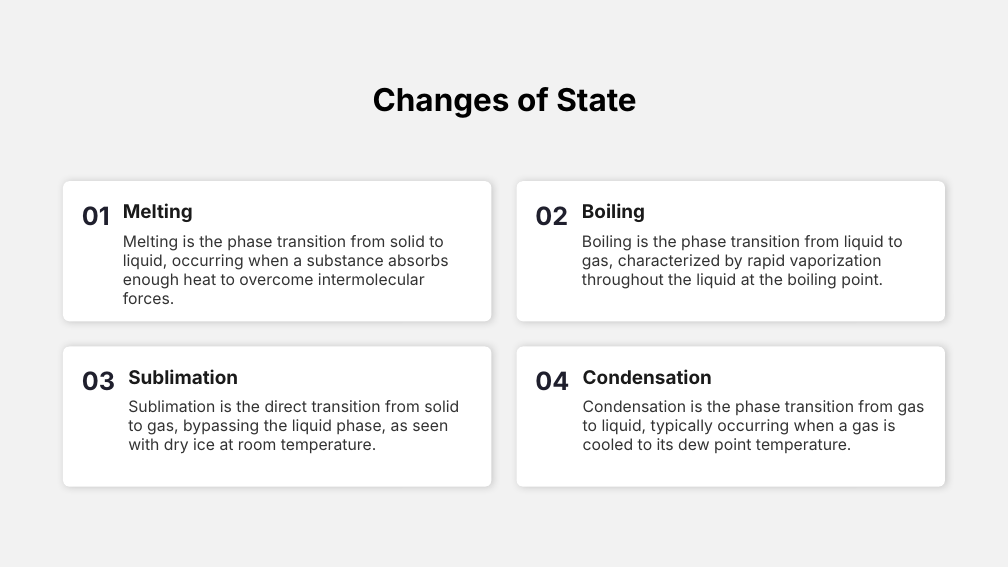
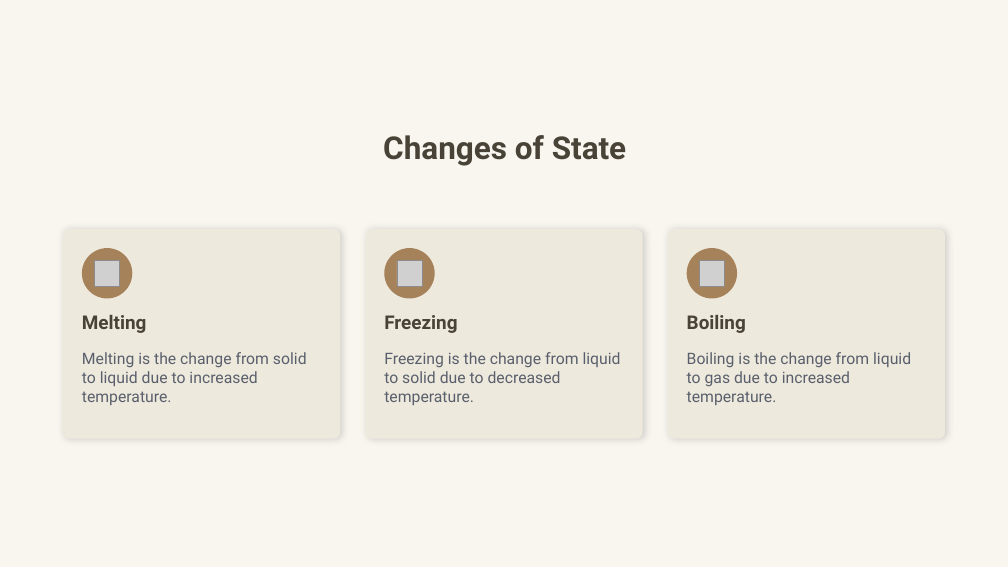
Before and after one commit to Farha-A/slides_generation, a slide deck: slide 7 of Slides/Unlocking_the_Secrets_of_Matter.pptx. Drawn at 1008x567 pixels with LibreOffice and Linux fonts; fonts in the diff are those of the drawing; grey boxes stand for pictures. Boxes give left, top, right and bottom in pixels: in the first picture for what was removed or moved away, otherwise in the second. Text is boxed around its words. In the diff, an @@ line names an element or a change of style, - is before the commit and + after.

```diff
--- a/Slides/Unlocking_the_Secrets_of_Matter.pptx
+++ b/Slides/Unlocking_the_Secrets_of_Matter.pptx
@@ background #F2F2F2 to #F9F6F0 @@
@@ text "Changes of State": place and size @@
-text "Changes of State" at [373,87,636,118]
+text "Changes of State" at [383,135,626,166]
@@ text "Changes of State" at [383,135,626,166]: font Inter to Roboto, text colour #000000 to #484237 @@
@@ text removed at [82,206,110,226] @@
-01
@@ rounded rectangle removed at [516,181,945,321] @@
@@ text removed at [535,206,568,226] @@
-02
@@ rounded rectangle: place and size @@
-rounded rectangle at [63,181,492,321]
+rounded rectangle at [63,229,340,438]
@@ rounded rectangle at [63,229,340,438]: fill #FFFFFF to #EEE9DD; proportions changed @@
@@ text removed at [123,235,448,304] @@
-Melting is the phase transition from solid to liquid, occurring when a substance absorbs enough heat to overcome intermolecular forces.
@@ rounded rectangle added at [365,229,642,438], fill #EEE9DD @@
@@ text removed at [582,235,902,289] @@
-Boiling is the phase transition from liquid to gas, characterized by rapid vaporization throughout the liquid at the boiling point.
@@ rounded rectangle added at [668,229,945,438], fill #EEE9DD @@
@@ ellipse added at [82,248,132,299], fill #A6825B @@
@@ picture added at [95,261,120,286] @@
@@ ellipse added at [384,248,435,299], fill #A6825B @@
@@ picture added at [397,261,422,286] @@
@@ ellipse added at [687,248,737,299], fill #A6825B @@
@@ picture added at [699,261,724,286] @@
@@ text "Melting" at [82,315,147,333]: font Inter to Roboto, text colour #1A1A1A to #484237 @@
@@ text "Melting": place and size @@
-text "Melting" at [123,203,193,222]
+text "Melting" at [82,315,147,333]
@@ text added at [384,315,457,333], 24 pt, text #484237, bold @@
+Freezing
@@ text "Boiling": place and size @@
-text "Boiling" at [582,203,645,222]
+text "Boiling" at [687,315,746,333]
@@ text "Boiling" at [687,315,746,333]: font Inter to Roboto, text colour #1A1A1A to #484237 @@
@@ rounded rectangle removed at [63,346,492,486] @@
@@ text added at [82,352,307,405], 20 pt, text #595F6C @@
+Melting is the change from solid to liquid due to increased temperature.
@@ text added at [384,352,621,405], 20 pt, text #595F6C @@
+Freezing is the change from liquid to solid due to decreased temperature.
@@ rounded rectangle removed at [516,346,945,486] @@
@@ text at [687,352,911,405]: text changed; size 24 to 20 pt; font Inter to Roboto; text colour #1A1A1A to #595F6C; bold off @@
-Condensation
+Boiling is the change from liquid to gas due to increased temperature.
@@ text removed at [82,371,115,391] @@
-03
@@ text removed at [128,369,238,384] @@
-Sublimation
@@ text removed at [535,371,569,391] @@
-04
@@ text removed at [128,400,459,454] @@
-Sublimation is the direct transition from solid to gas, bypassing the liquid phase, as seen with dry ice at room temperature.
@@ text removed at [583,400,925,453] @@
-Condensation is the phase transition from gas to liquid, typically occurring when a gas is cooled to its dew point temperature.
```
Also in this commit, not shown: 2 other slides changed, 5 slides added, 5 slides removed, 27 other files.
